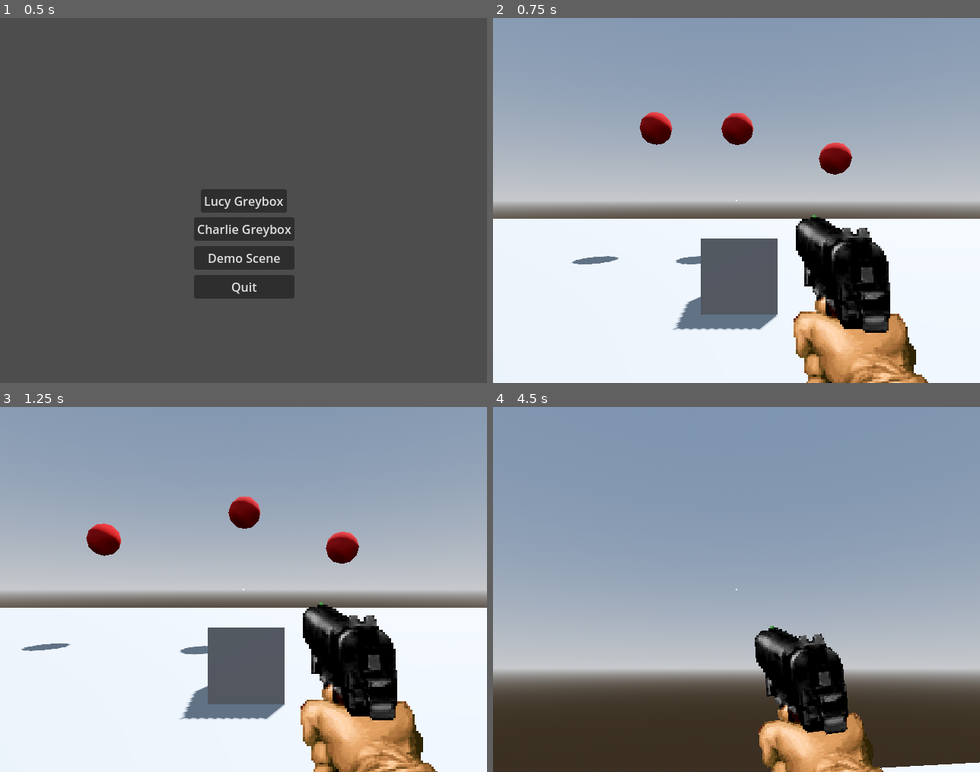
Above: before the commit, frames 1-4 (two rows, left to right).
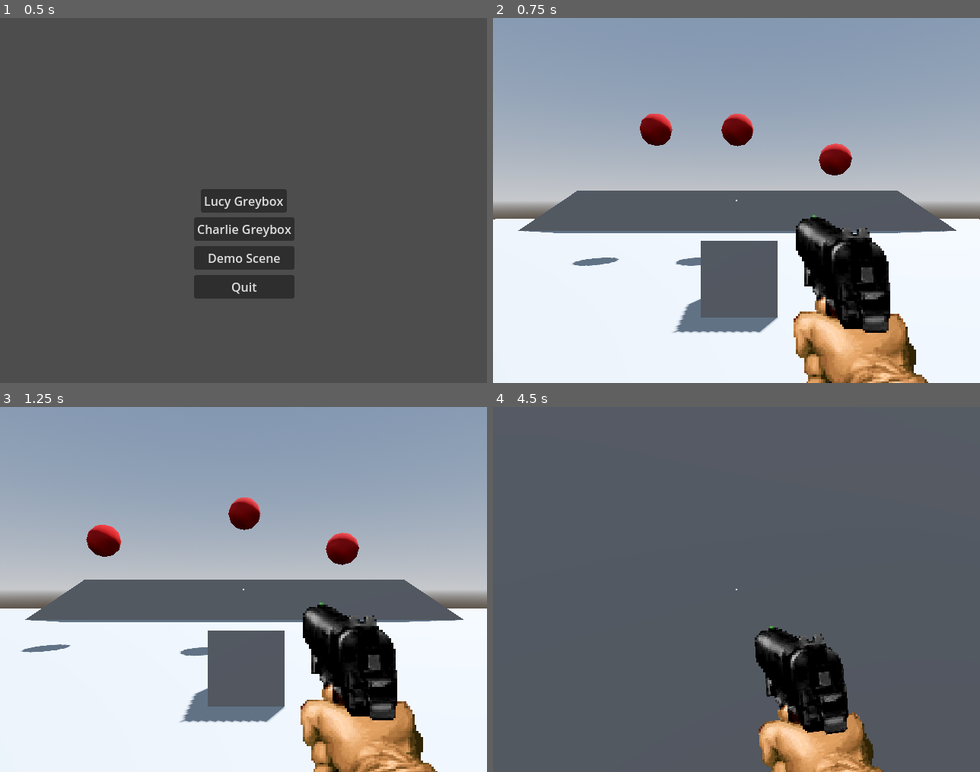
Above: after the commit, the same moments.

Repository: drowpotions/Pirate-Software-Game-Jam-JAN-2025
Game: Godot game, scene res://menu/main_menu.tscn
Same seed, same stepped clock (60 frames per second), same inputs: the game is played once before the commit and once after it. Sound files missing from this copy of the repository are replaced by a short silence.
Inputs (mouse positions are in pixels of both pictures, inside the frame that each line leads up to):
- Up to frame 1 (0.5 s): no input
- Up to frame 2 (0.75 s): click "Demo Scene" at 0.5 s
- Up to frame 3 (1.25 s): no input
- Up to frame 4 (4.5 s): move the mouse to (760, 589) at 1.27 s; hold Space (jump) 1.28-2.03 s; hold W (forwards) from 1.28 s (still down); move the mouse to (712, 589) at 2.02 s; tap Ctrl (Crouch) at 2.1 s; tap Space (jump) at 2.27, 2.3, 2.57, 3.6, 3.77, 4.07 s; move the mouse to (746, 582) at 2.77 s; hold Space (jump) 2.78-3.53 s; click (746, 582) at 2.85 s; move the mouse to (731, 596) at 3.52 s; move the mouse to (775, 593) at 4.27 s; hold Ctrl (Crouch) from 4.28 s (still down)

Frame 1 is identical in both runs. In frame 2, 8.7% of the frame differs, in the area x 0-100%, y 25-87%; in frame 3, 8.7%; in frame 4, 92%, in the area x 0-100%, y 0-100%.

Commit message:
Small changes to demo scene and character controller

Diff:
--- a/Player/Player.tscn
+++ b/Player/Player.tscn
@@ -81,6 +81,22 @@
 "transitions": PackedFloat32Array(1),
 "update": 0,
 "values": [Vector3(0.0302766, -0.0202211, -0.075)]
+}
+
+[sub_resource type="Animation" id="Animation_ikm84"]
+resource_name = "cam_jump_shake"
+length = 0.4
+tracks/0/type = "value"
+tracks/0/imported = false
+tracks/0/enabled = true
+tracks/0/path = NodePath("head/Weapon_Holder/AnimatedSprite3D:position")
+tracks/0/interp = 1
+tracks/0/loop_wrap = true
+tracks/0/keys = {
+"times": PackedFloat32Array(0, 0.0666667, 0.233333, 0.4),
+"transitions": PackedFloat32Array(1, 1, 1, 1),
+"update": 0,
+"values": [Vector3(0.0302766, -0.0202211, -0.075), Vector3(0.03, -0.022, -0.075), Vector3(0.0302766, -0.0202211, -0.075), Vector3(0.0302766, -0.0202211, -0.075)]
 }
 
 [sub_resource type="Animation" id="Animation_8fvnp"]
@@ -99,28 +115,15 @@
 "values": [Vector3(0, 0, 0), Vector3(0.00872665, 0, 0), Vector3(0, 0, 0), Vector3(0, 0, 0)]
 }
 
-[sub_resource type="Animation" id="Animation_ikm84"]
-resource_name = "cam_jump_shake"
-length = 0.4
-tracks/0/type = "value"
-tracks/0/imported = false
-tracks/0/enabled = true
-tracks/0/path = NodePath("head/Weapon_Holder/AnimatedSprite3D:position")
-tracks/0/interp = 1
-tracks/0/loop_wrap = true
-tracks/0/keys = {
-"times": PackedFloat32Array(0, 0.0666667, 0.233333, 0.4),
-"transitions": PackedFloat32Array(1, 1, 1, 1),
-"update": 0,
-"values": [Vector3(0.0302766, -0.0202211, -0.075), Vector3(0.03, -0.022, -0.075), Vector3(0.0302766, -0.0202211, -0.075), Vector3(0.0302766, -0.0202211, -0.075)]
-}
-
 [sub_resource type="AnimationLibrary" id="AnimationLibrary_yvc46"]
 _data = {
 "RESET": SubResource("Animation_6dtan"),
 "cam_jump_shake": SubResource("Animation_ikm84"),
 "cam_shake_shoot": SubResource("Animation_8fvnp")
 }
+
+[sub_resource type="SeparationRayShape3D" id="SeparationRayShape3D_umimj"]
+length = 0.147143
 
 [node name="Player" type="CharacterBody3D"]
 transform = Transform3D(1, 0, 0, 0, 1, 0, 0, 0, 1, -0.0322766, 0.0292211, 0)
@@ -198,3 +201,7 @@
 libraries = {
 "": SubResource("AnimationLibrary_yvc46")
 }
+
+[node name="CollisionShape3D2" type="CollisionShape3D" parent="."]
+transform = Transform3D(1, 0, 0, 0, -4.37114e-08, -1, 0, 1, -4.37114e-08, 0, 0.113526, -0.239421)
+shape = SubResource("SeparationRayShape3D_umimj")
--- a/Test_World/Demo_Scene.tscn
+++ b/Test_World/Demo_Scene.tscn
@@ -1,6 +1,33 @@
 [gd_scene load_steps=12 format=3 uid="uid://chloohjqvqgys"]
 
 [ext_resource type="PackedScene" uid="uid://cg3hhcm4bnihs" path="res://Player/Player.tscn" id="1_1c6xn"]
+
+[sub_resource type="Animation" id="Animation_1y15o"]
+length = 0.001
+tracks/0/type = "value"
+tracks/0/imported = false
+tracks/0/enabled = true
+tracks/0/path = NodePath("../Target:position")
+tracks/0/interp = 1
+tracks/0/loop_wrap = true
+tracks/0/keys = {
+"times": PackedFloat32Array(0),
+"transitions": PackedFloat32Array(1),
+"update": 0,
+"values": [Vector3(0, 2.85079, -9.78359)]
+}
+tracks/1/type = "value"
+tracks/1/imported = false
+tracks/1/enabled = true
+tracks/1/path = NodePath(".:position")
+tracks/1/interp = 1
+tracks/1/loop_wrap = true
+tracks/1/keys = {
+"times": PackedFloat32Array(0),
+"transitions": PackedFloat32Array(1),
+"update": 0,
+"values": [Vector3(-3.67464, 2.85079, -9.78359)]
+}
 
 [sub_resource type="Animation" id="Animation_jhbmn"]
 resource_name = "target_1"
@@ -28,33 +55,6 @@
 "transitions": PackedFloat32Array(1, 1, 1, 1, 1, 1),
 "update": 0,
 "values": [Vector3(-3.67464, 2.85079, -9.78359), Vector3(-2.28482, 3.9616, -9.78359), Vector3(-5.1582, 1.42523, -9.78359), Vector3(-5.23404, 3.92761, -9.78359), Vector3(-2.54872, 1.44253, -9.78359), Vector3(-3.67464, 2.85079, -9.78359)]
-}
-
-[sub_resource type="Animation" id="Animation_1y15o"]
-length = 0.001
-tracks/0/type = "value"
-tracks/0/imported = false
-tracks/0/enabled = true
-tracks/0/path = NodePath("../Target:position")
-tracks/0/interp = 1
-tracks/0/loop_wrap = true
-tracks/0/keys = {
-"times": PackedFloat32Array(0),
-"transitions": PackedFloat32Array(1),
-"update": 0,
-"values": [Vector3(0, 2.85079, -9.78359)]
-}
-tracks/1/type = "value"
-tracks/1/imported = false
-tracks/1/enabled = true
-tracks/1/path = NodePath(".:position")
-tracks/1/interp = 1
-tracks/1/loop_wrap = true
-tracks/1/keys = {
-"times": PackedFloat32Array(0),
-"transitions": PackedFloat32Array(1),
-"update": 0,
-"values": [Vector3(-3.67464, 2.85079, -9.78359)]
 }
 
 [sub_resource type="Animation" id="Animation_eauej"]
@@ -153,7 +153,21 @@
 use_collision = true
 polygon = PackedVector2Array(0, 0, 0.906602, 1.22852, 1, 0)
 
+[node name="CSGPolygon3D4" type="CSGPolygon3D" parent="."]
+transform = Transform3D(3.35433, 0, -4.58848e-13, 0, 1.66796, 0, -5.68434e-13, 0, 8.19137, -11.0424, 0.0280893, -15.8467)
+use_collision = true
+polygon = PackedVector2Array(0, 0, 0.906602, 1.22852, 1, 0)
+
+[node name="CSGPolygon3D5" type="CSGPolygon3D" parent="."]
+transform = Transform3D(-3.35433, 0, -7.16112e-07, 0, 1.66796, 0, 2.93245e-07, 0, -8.19137, 11.0828, 0.0280893, -24.048)
+use_collision = true
+polygon = PackedVector2Array(0, 0, 0.906602, 1.22852, 1, 0)
+
 [node name="CSGPolygon3D3" type="CSGPolygon3D" parent="."]
 transform = Transform3D(-1.46623e-07, 0, 2.02954, 0, 1.85867, 0, -3.35433, 0, -8.87139e-08, -9.00976, 0.0280893, -4.29233)
 use_collision = true
 polygon = PackedVector2Array(0, 0, 0.702439, 1.53509, 1, 0)
+
+[node name="CSGBox3D3" type="CSGBox3D" parent="."]
+transform = Transform3D(16.0808, 0, 0, 0, 2.18035, 0, 0, 0, 8.20637, 0, 1, -19.9461)
+use_collision = true
Not shown: 1 places in Player/Player.tscn that only renumber resources
